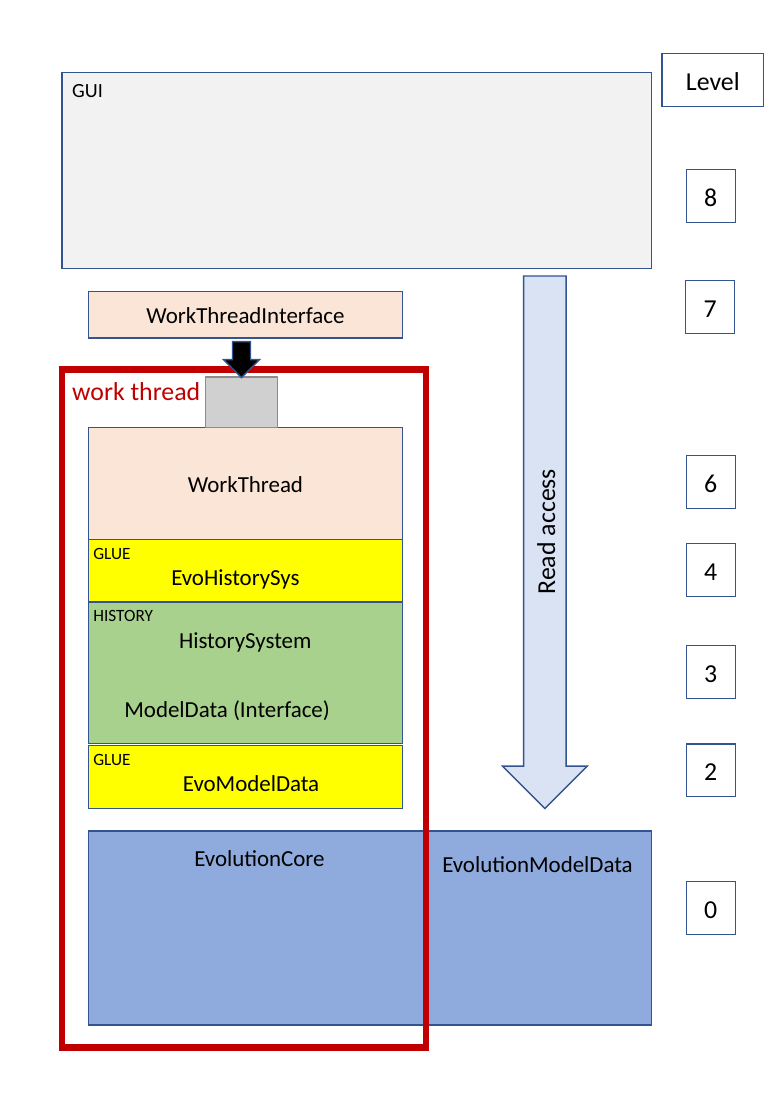
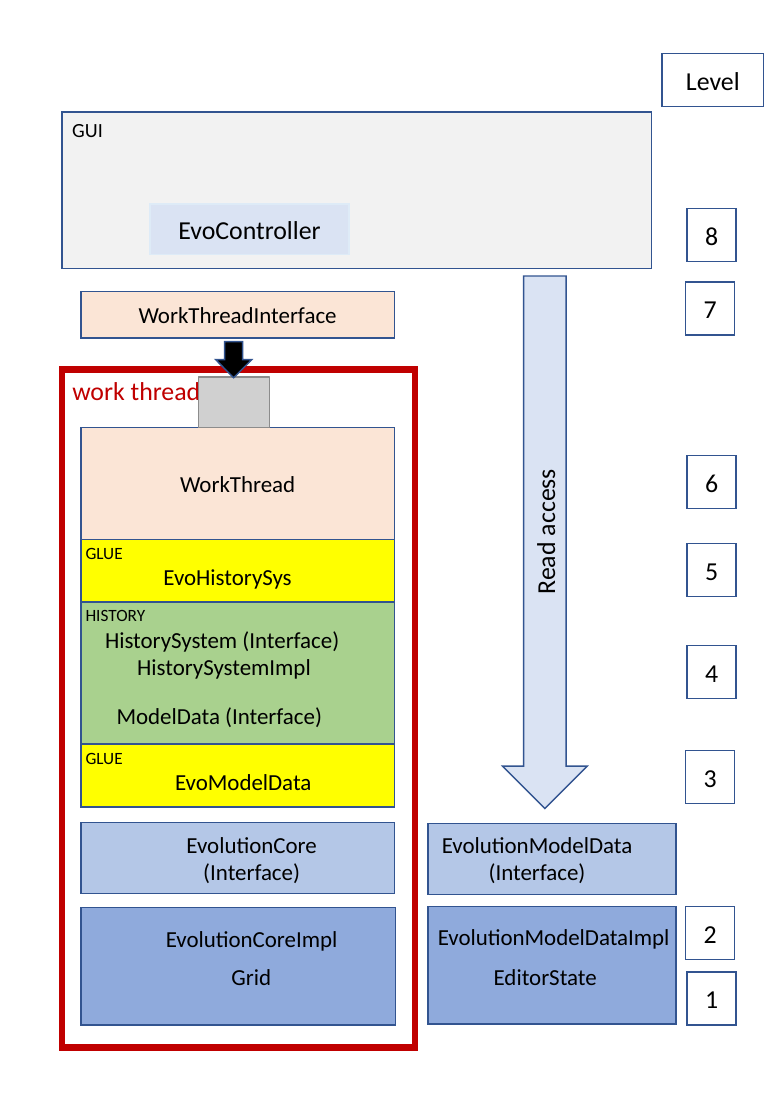
Before and after one commit to pk1954/solutions, a slide deck: slide 1 of Evolution_Architecture.pptx. Drawn at 775x1120 pixels with LibreOffice and Linux fonts; fonts in the diff are those of the drawing; grey boxes stand for pictures. Boxes give left, top, right and bottom in pixels: in the first picture for what was removed or moved away, otherwise in the second. Text is boxed around its words. In the diff, an @@ line names an element or a change of style, - is before the commit and + after.

```diff
--- a/Evolution_Architecture.pptx
+++ b/Evolution_Architecture.pptx
@@ rectangle "GUI": place and size @@
-rectangle "GUI" at [62,72,651,269]
+rectangle "GUI" at [62,112,651,269]
@@ rectangle added at [150,204,348,254], fill #DAE3F3, outline #DEEBF7 1 pt, 18 pt, text #000000 @@
+EvoController
@@ rectangle "8": place and size @@
-rectangle "8" at [686,169,735,222]
+rectangle "8" at [687,209,736,261]
@@ down arrow: place and size @@
-down arrow at [223,341,259,377]
+down arrow at [216,341,252,377]
@@ rectangle "work thread": place and size @@
-rectangle "work thread" at [62,370,426,1048]
+rectangle "work thread" at [62,370,415,1048]
@@ rectangle added at [687,544,736,596], fill #FFFFFF, outline #325491 1 pt, 18 pt, text #000000 @@
+5
@@ 5 rectangles, 1 picture: place and size @@
-5 rectangles, 1 picture at [89,291,403,808]
+5 rectangles, 1 picture at [81,291,395,807]
@@ text in rectangle at [105,631,339,679]: text changed @@
-HistorySystem
+HistorySystem (Interface)
+HistorySystemImpl
@@ rectangle "4": place and size @@
-rectangle "4" at [686,544,735,596]
+rectangle "4" at [687,645,736,698]
@@ rectangle "3": place and size @@
-rectangle "3" at [686,645,735,698]
+rectangle "3" at [686,750,735,803]
@@ rectangle added at [81,823,395,893], fill #B4C7E7, outline #325491 1 pt @@
@@ text at [186,837,316,883]: text changed @@
-EvolutionCore
+EvolutionCore (Interface)
@@ rectangle added at [428,824,676,894], fill #B4C7E7, outline #325491 1 pt @@
@@ text at [442,837,632,883]: text changed @@
-EvolutionModelData
+EvolutionModelData (Interface)
@@ rectangle: place and size @@
-rectangle at [89,831,652,1025]
+rectangle at [81,907,395,1025]
@@ rectangle added at [428,906,676,1024], fill #8FAADC, outline #325491 1 pt @@
@@ text added at [438,929,670,949], 16 pt, text #000000 @@
+EvolutionModelDataImpl
@@ rectangle "2": place and size @@
-rectangle "2" at [686,743,735,796]
+rectangle "2" at [686,906,735,959]
@@ text added at [166,931,338,951], 16 pt, text #000000 @@
+EvolutionCoreImpl
@@ text added at [231,969,271,985], 16 pt, text #000000 @@
+Grid
@@ text added at [494,969,597,985], 16 pt, text #000000 @@
+EditorState
@@ rectangle "1": place and size @@
-rectangle "1" at [686,881,735,934]
+rectangle "1" at [687,971,736,1024]
@@ text in rectangle at [705,991,718,1008]: text changed @@
-0
+1
```
Also in this commit, not shown: 12 other files.
